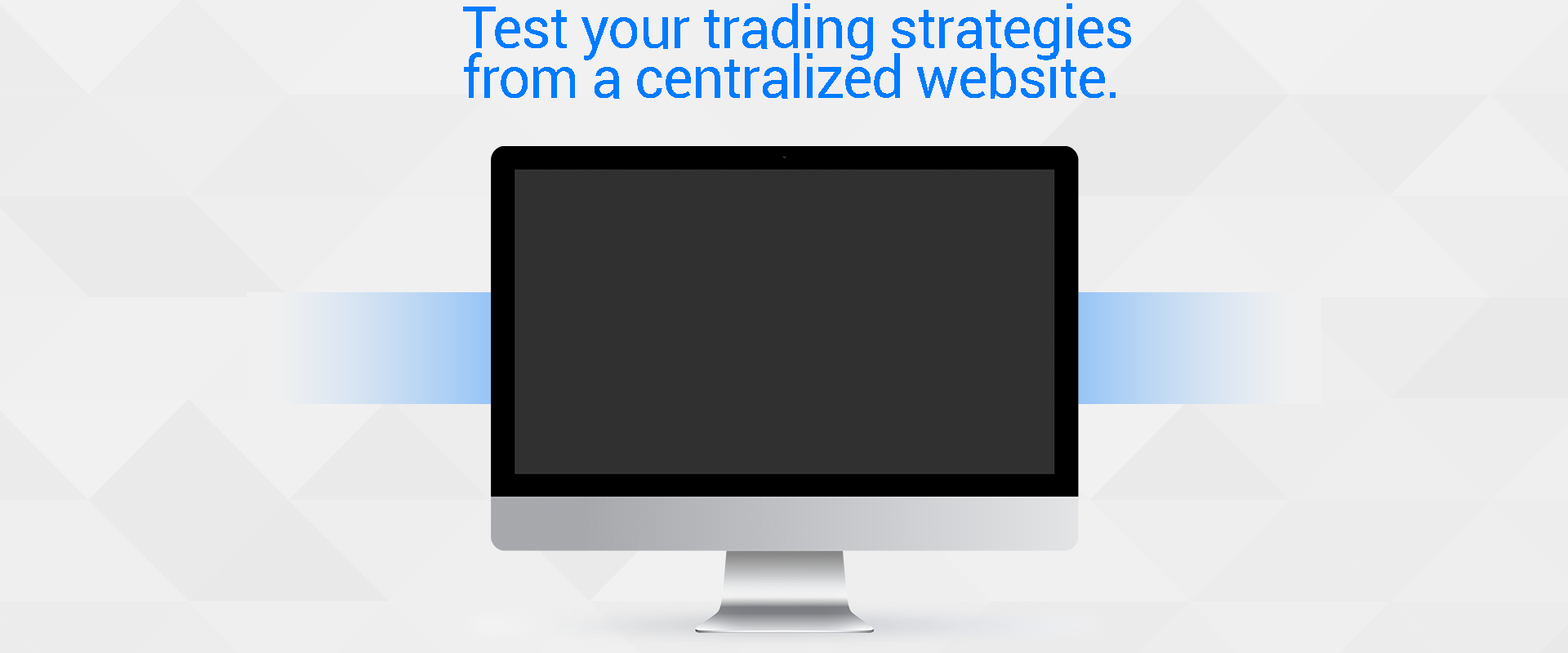
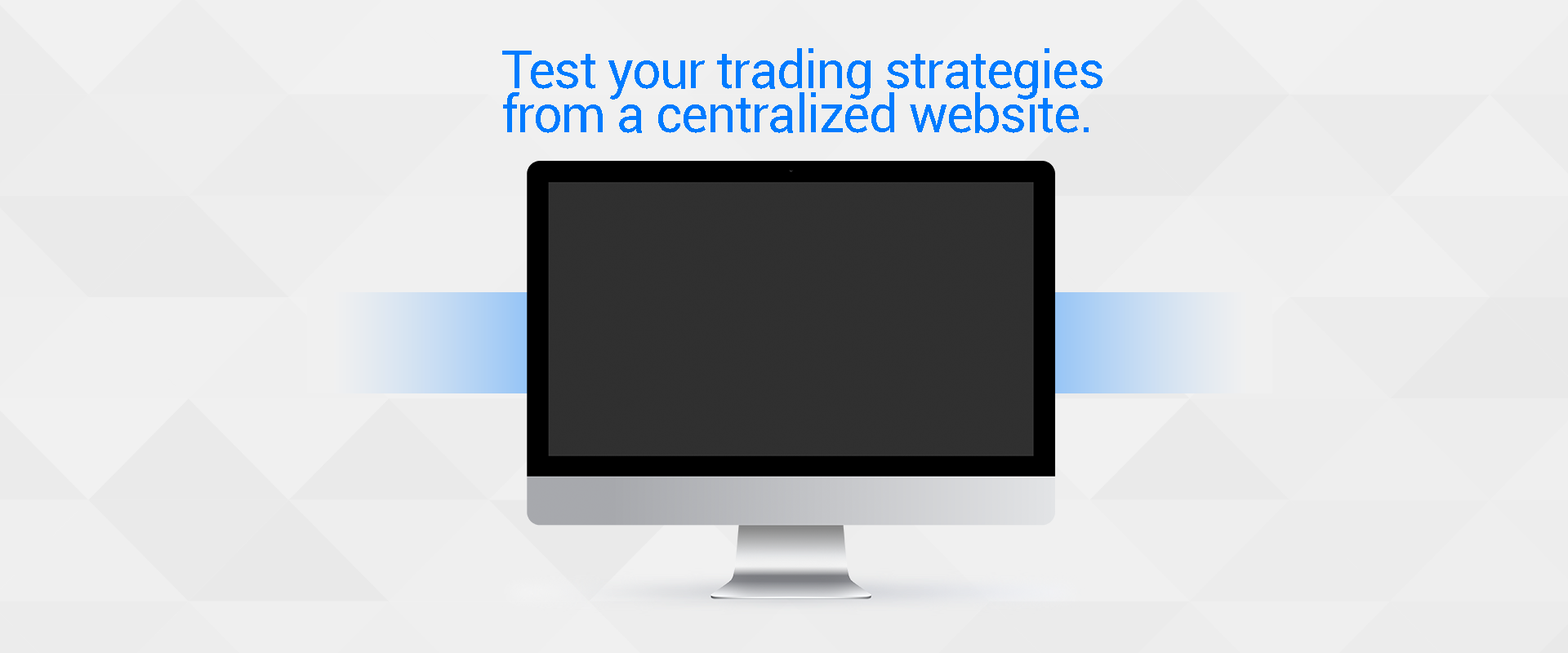
Layer changes from the first (1568, 653) image to the second:
painted on "MacDesktopVector" over box(457, 146, 1113, 646)
painted on "Test your trading strategies from a centralized website." over box(463, 3, 1132, 134)
painted on "Rectangle 4 copy" over box(246, 292, 550, 405)
painted on "Rectangle 4" over box(1032, 292, 1322, 405)
